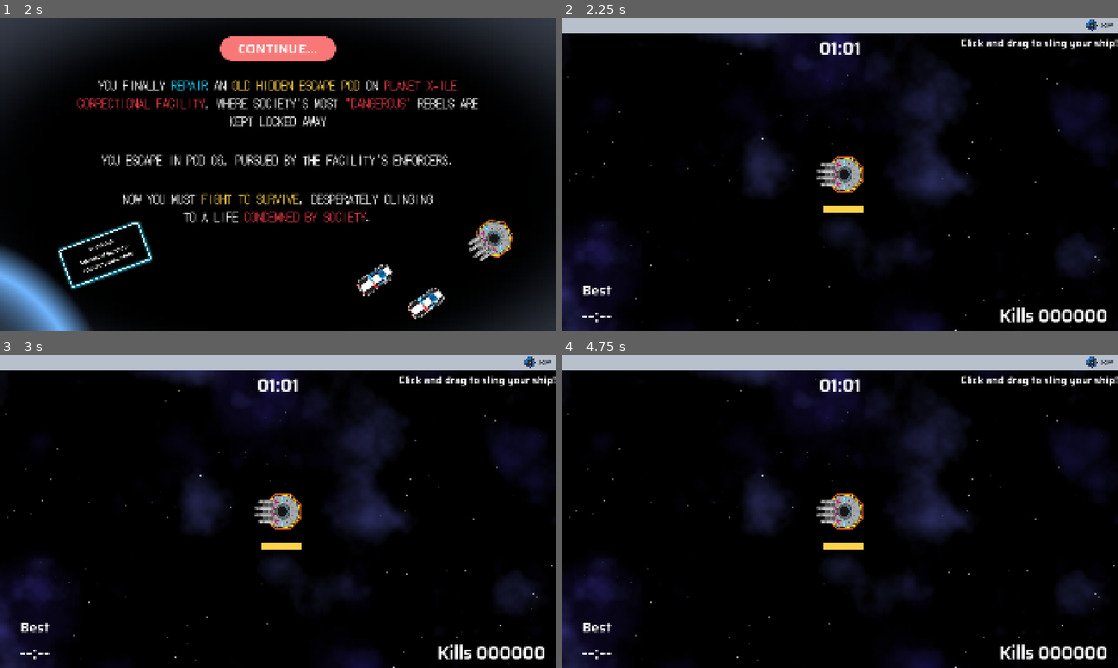
Above: before the commit, frames 1-4 (two rows, left to right).
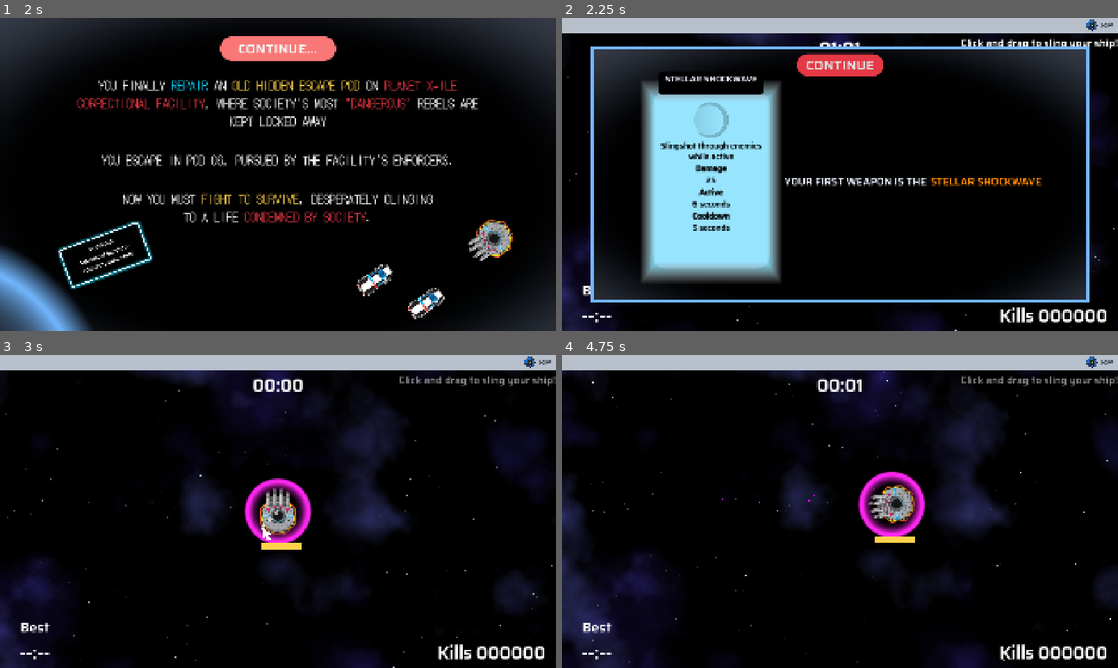
Above: after the commit, the same moments.

Repository: two-sticks-and-a-rock/space-arcade
Game: Godot game, scene res://scenes/main_menu.tscn
The game is run twice, just before and just after one commit, with the same random seed, the same clock (stepped at 60 frames per second) and the same inputs.
Inputs (mouse positions are in pixels of both pictures, inside the frame that each line leads up to):
- Up to frame 1 (2 s): click "START" at 0.5 s; click "SKIP" at 1.25 s
- Up to frame 2 (2.25 s): click "CONTINUE..." at 2 s
- Up to frame 3 (3 s): click (278, 401) at 2.75 s, where only the run after the commit has a clickable "CONTINUE"
- Up to frame 4 (4.75 s): tap Enter at 3.5 s; move the mouse to (962, 495) at 3.52 s; press the mouse at (962, 495) at 3.53 s; hold Right (move_right) 3.53-4.28 s; move the mouse to (728, 527) at 4.27 s; release the mouse at (728, 527) at 4.28 s; hold Down (move_back) from 4.28 s (still down); tap Space (sling_release) at 4.35 s

Frame 1 is identical in both runs. In frame 2, 31% of the frame differs, in the area x 5-95%, y 9-91%; in frame 3, 2.4%; in frame 4, 19%.
Error before the commit: Parse Error: Variable "on_panel_pressed" has the same name as a previously declared variable. (res://scenes/ui/upgrade_panel.gd:22)

Commit message:
update text

Diff:
--- a/scenes/player/player_weapons/Missile_Silo/missile_silo.tscn
+++ b/scenes/player/player_weapons/Missile_Silo/missile_silo.tscn
@@ -64,7 +64,7 @@
 bullet_scene = ExtResource("2_wy3lk")
 weapon_img_path = "res://art/sprites/bullets/Missile_Silo/missle.svg"
 display_name = "Missile Silo"
-description = "Homing missiles for distance kills"
+description = "Homing missiles target enemies"
 base_mechanics = Array[ExtResource("3_03w6n")]([SubResource("Resource_6d4r7"), SubResource("Resource_246l1"), SubResource("Resource_mjay7")])
 dmg = 100
 num_bullets = 3
--- a/scenes/player/player_weapons/frost_nova/frost_nova.tscn
+++ b/scenes/player/player_weapons/frost_nova/frost_nova.tscn
@@ -214,7 +214,7 @@
 bullet_scene = ExtResource("2_hm4nq")
 weapon_img_path = "res://art/sprites/bullets/TempFrostNova.png"
 display_name = "Cryo Pulse"
-description = "Freeze enemies in place to make a getaway"
+description = "Freeze enemies on contact"
 base_mechanics = Array[ExtResource("3_kts0k")]([SubResource("Resource_2bdki"), SubResource("Resource_sf5w3"), SubResource("Resource_xku7g"), SubResource("Resource_baakl")])
 dmg = 25
 num_bullets = 1
--- a/scenes/player/player_weapons/orbiter/orbiter_ring.tscn
+++ b/scenes/player/player_weapons/orbiter/orbiter_ring.tscn
@@ -251,7 +251,7 @@
 bullet_scene = ExtResource("2_gpny0")
 weapon_img_path = "res://art/sprites/bullets/asteroids/asteroid_01.svg"
 display_name = "Asteroid Belt"
-description = "A ring of asteroids for damaging enemies"
+description = "Orbiting asteroids causing enemy damage"
 base_mechanics = Array[ExtResource("3_6d4r7")]([SubResource("Resource_kts0k"), SubResource("Resource_ks08d"), SubResource("Resource_y5ytx"), SubResource("Resource_246l1"), SubResource("Resource_mjay7")])
 dmg = 50
 num_bullets = 2
--- a/scenes/ui/themes/upgrade_body_text.tres
+++ b/scenes/ui/themes/upgrade_body_text.tres
@@ -2,5 +2,5 @@
 
 [resource]
 line_spacing = -8.0
-font_size = 24
+font_size = 28
 font_color = Color(0, 0, 0, 1)
--- a/scenes/ui/themes/upgrade_subheaders_text.tres
+++ b/scenes/ui/themes/upgrade_subheaders_text.tres
@@ -1,7 +1,7 @@
 [gd_resource type="LabelSettings" format=3 uid="uid://dbxry6jpjwvgk"]
 
 [resource]
-font_size = 20
+font_size = 28
 font_color = Color(0, 0, 0, 1)
 outline_size = 4
 outline_color = Color(0, 0, 0, 1)
--- a/scenes/ui/tutorial/starting_weapon_menu.gd
+++ b/scenes/ui/tutorial/starting_weapon_menu.gd
@@ -16,9 +16,8 @@
 
 	upgrade_panel.upgrade_name = starting_weapon.display_name
 	upgrade_panel.img_filepath = starting_weapon.weapon_img_path
-	upgrade_panel.mechanics = [starting_weapon.description] as Array[String]
-	for mechanic in starting_weapon.base_mechanics:
-		upgrade_panel.mechanics.append(mechanic as String)
+	upgrade_panel.description = starting_weapon.description
+	upgrade_panel.mechanics = starting_weapon.base_mechanics
 	upgrade_panel.show_button = false
 
 	h_container.add_child(upgrade_panel)
--- a/scenes/ui/upgrade_panel.gd
+++ b/scenes/ui/upgrade_panel.gd
@@ -18,7 +18,6 @@
 @export var mechanics : Array[MechanicsText] = []
 @export var description : String = ""
 
-var on_panel_pressed: Callable
 var on_panel_pressed: Callable = func(): pass
 
 func _ready():
--- a/scenes/ui/upgrade_panel.tscn
+++ b/scenes/ui/upgrade_panel.tscn
@@ -99,7 +99,7 @@
 
 [node name="Img" type="TextureRect" parent="VSplitContainer/VBoxContainer" unique_id=1720966437]
 self_modulate = Color(0, 0, 0, 1)
-custom_minimum_size = Vector2(400, 125)
+custom_minimum_size = Vector2(500, 125)
 custom_maximum_size = Vector2(-1, 125)
 layout_mode = 2
 expand_mode = 1
